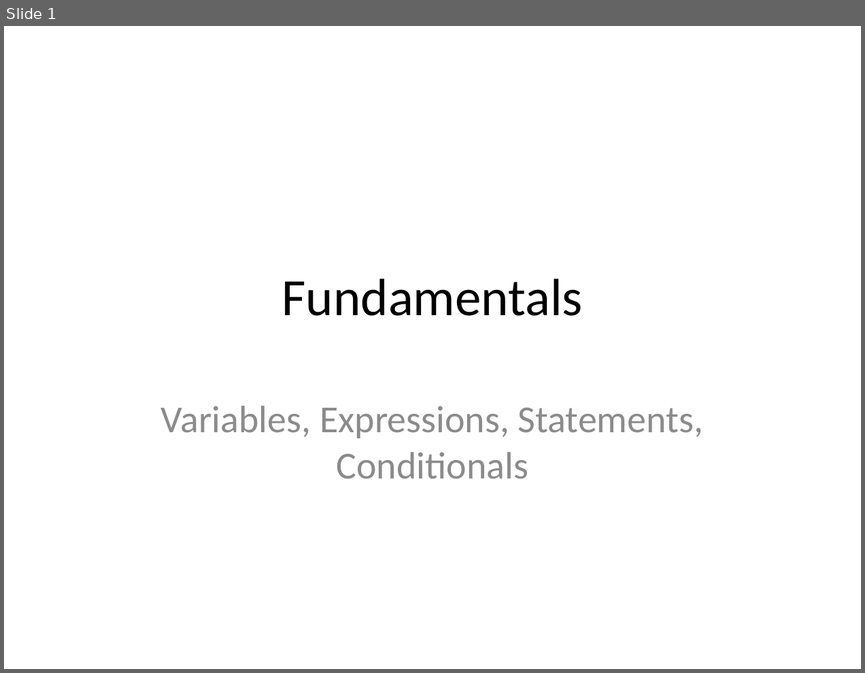
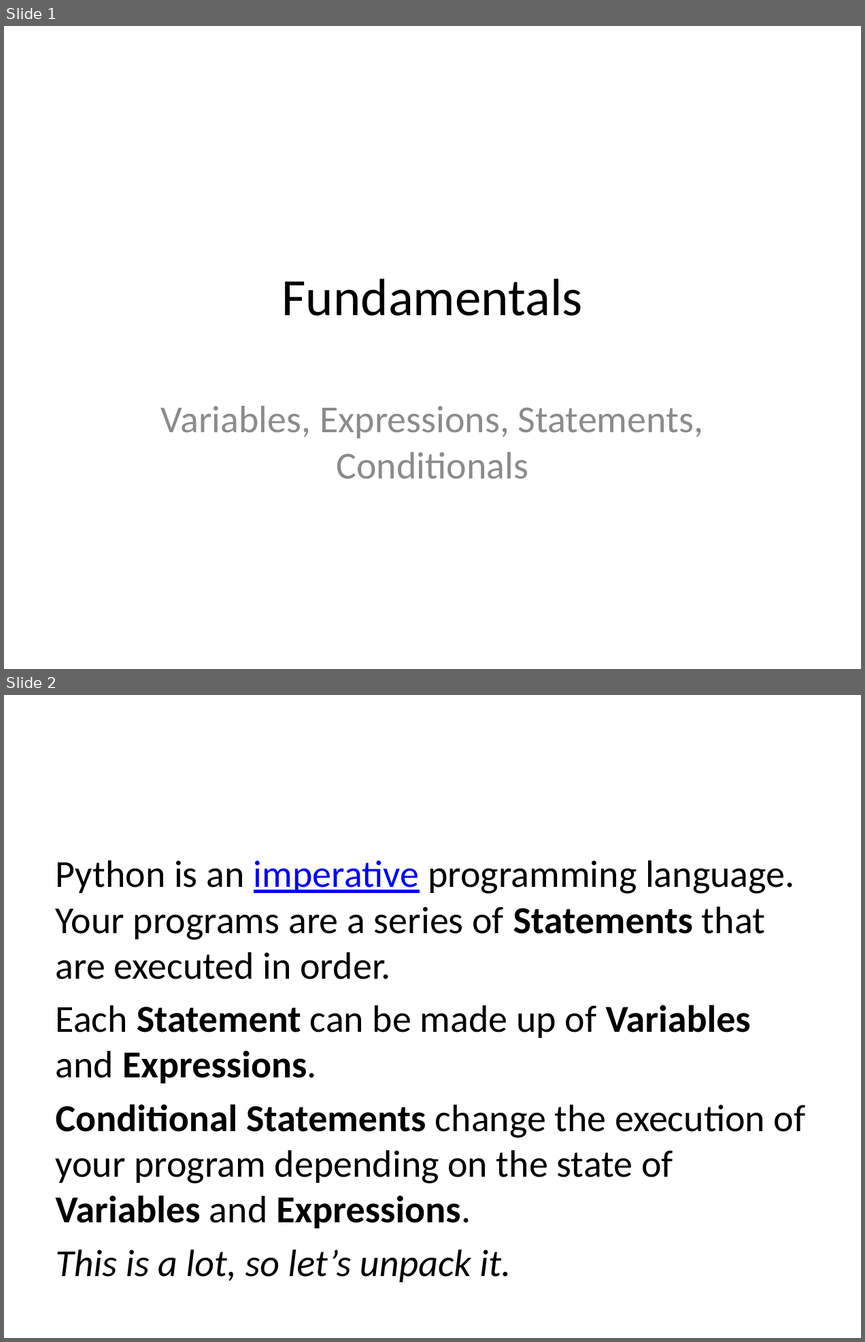
Before and after one commit to edsu/inst326, a slide deck: modules/module01/slides.pptx. Shown one above the other, each under a label of ours: slide 1 before the commit, slides 1 and 2 after it. The pictures are 865x673 and 865x1342 pixels, drawn with LibreOffice and Linux fonts; fonts in the diff are those of the drawing. Boxes give left, top, right and bottom in pixels: in the first picture for what was removed or moved away, otherwise in the second. Text is boxed around its words. In the diff, an @@ line names an element or a change of style, - is before the commit and + after.

```diff
--- a/modules/module01/slides.pptx
+++ b/modules/module01/slides.pptx
@@ slide 2 added at (x1=4, y1=695, x2=861, y2=1338), background #FFFFFF @@
@@ text added at (x1=56, y1=860, x2=806, y2=1282), 32 pt, text #000000 @@
+Python is an imperative programming language. Your programs are a series of Statements that are executed in order.
+Each Statement can be made up of Variables and Expressions.
+Conditional Statements change the execution of your program depending on the state of Variables and Expressions.
+This is a lot, so let’s unpack it.
```
Also in this commit, not shown: 6 slides changed, 14 other slides added, 3 slides removed, 4 other files.
